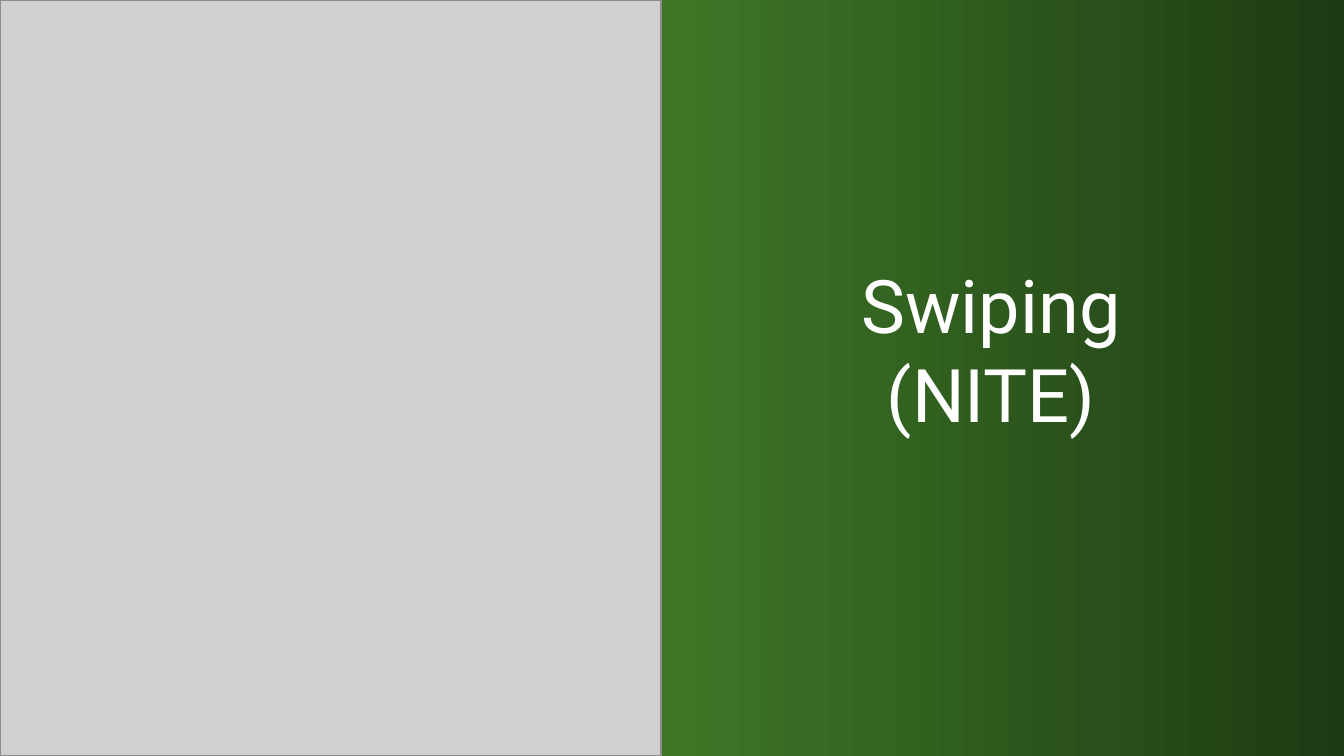
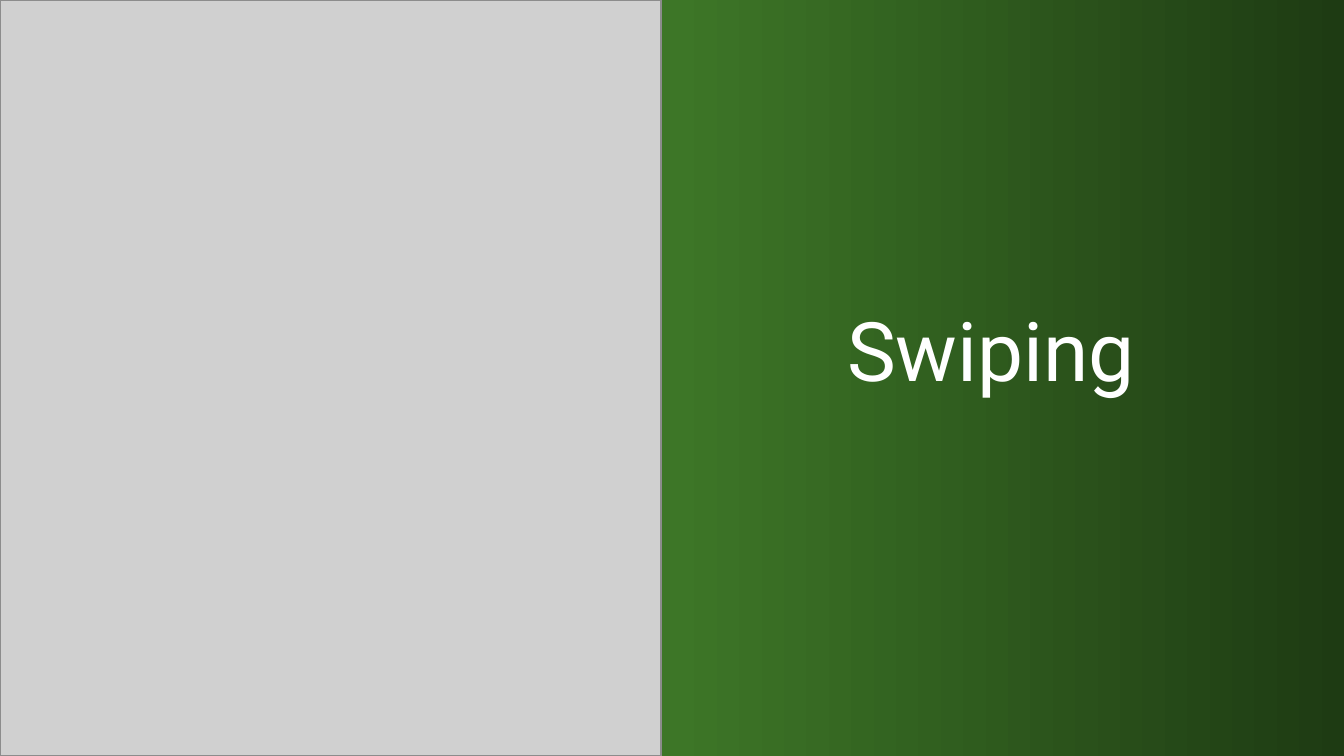
Before and after one commit to kindohm/kinect-nite-dev, a slide deck: slide 23 of slides/KinectDev.pptx (slide 21 before the commit). Drawn at 1344x756 pixels with LibreOffice and Linux fonts; fonts in the diff are those of the drawing; grey boxes stand for pictures. Boxes give left, top, right and bottom in pixels: in the first picture for what was removed or moved away, otherwise in the second. Text is boxed around its words. In the diff, an @@ line names an element or a change of style, - is before the commit and + after.

```diff
--- a/slides/KinectDev.pptx
+++ b/slides/KinectDev.pptx
@@ title at <box>847,322,1135,398</box>: text changed; size 39.6 to 44 pt @@
-Swiping
-(NITE)
+Swiping
```
Also in this commit, not shown: 6 other slides changed, 1 slide added, 33 other files.
